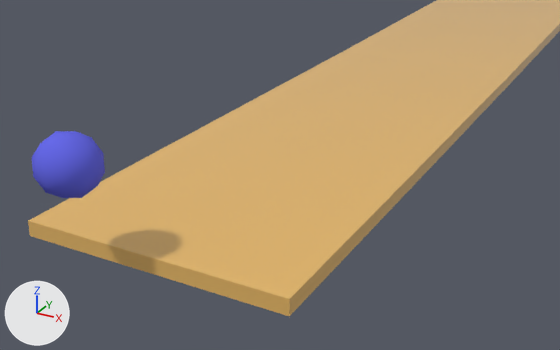
A saved change to the Blender file 3-physics/bowling lane.blend.
Rendered twice from a 50 mm camera at (4.74, -80.67, 4.07) aimed at (1.45, -74.69, 1.08). The lights are fixed; the arrows at lower left show +X, +Y and +Z.

In view in the first picture: 'Ball-phys', 'Bowling Lane'.
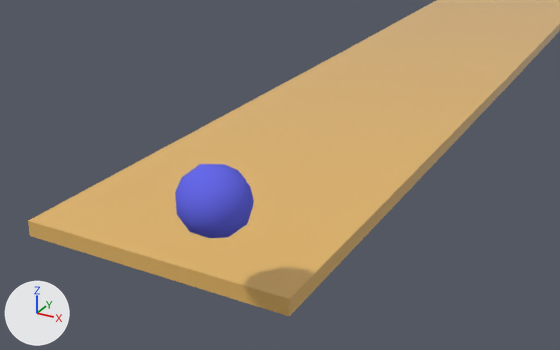
Commit message: Fixed sim initial conditions

Where the newer file only moved an object's origin or applied its transform, the numbers keep the older frame.

Scene script edits in JSON lines:
```json
{"block": "me_icosphere", "where": "me_icosphere.from_pydata(...)  # 42 vertices, 80 faces; spans x -0.95..0.95, y -1.0..1.0, z -1.0..1.0"}
{"block": "me_icosphere", "where": "# used by ob_ball_phys; location = (-0.601, -75.37, 1.02); rotation_euler = (0.251, 0.0, 0.0), in degrees (14, 0, 0); scale = (0.373, 0.355, 0.355)"}
{"block": "me_icosphere", "change": "me_icosphere part 1: the whole mesh is moved by (4.68, 0.0, 0.0)"}
```

Location of each change, [x1, y1, x2, y2] in pixels of the pictures (560 x 350 px):
```json
{"object": "Ball-phys", "change": "mesh moved", "before": [32, 131, 105, 198], "after": [175, 164, 254, 238]}
```
